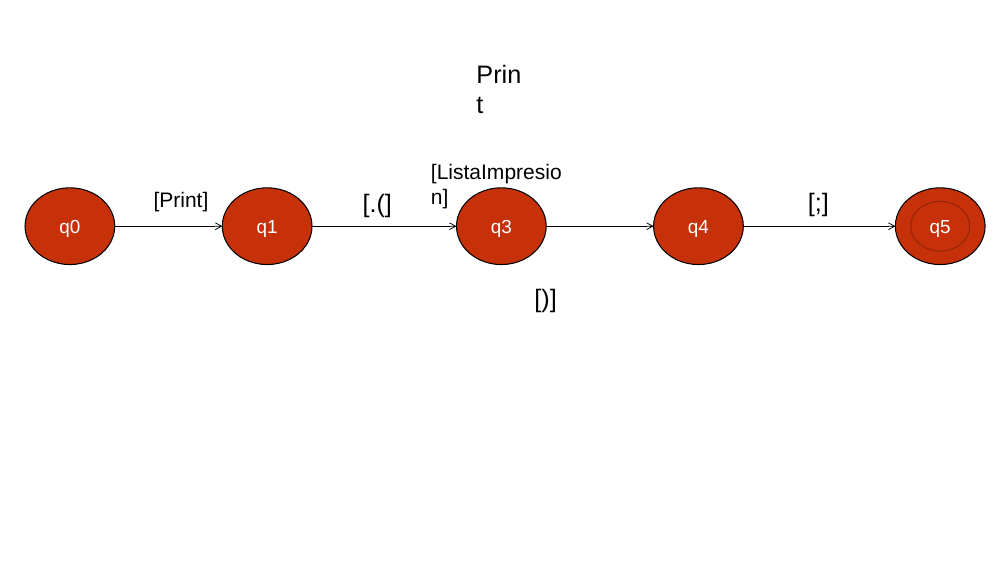
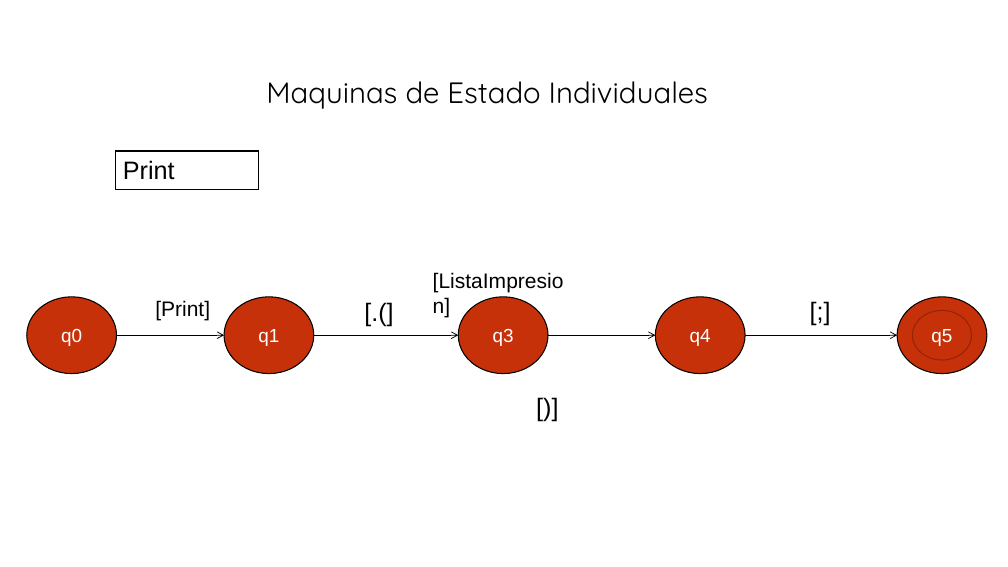
Before and after one commit to Gitterencio/LP_TareaGrupal_P1_2021_G3, a slide deck: slide 2 of Maquina_De_Estados/MDE_ONION.pptx. Drawn at 1008x567 pixels with LibreOffice and Linux fonts; fonts in the diff are those of the drawing; background and template pictures are left out. Boxes give left, top, right and bottom in pixels: in the first picture for what was removed or moved away, otherwise in the second. Text is boxed around its words. In the diff, an @@ line names an element or a change of style, - is before the commit and + after.

```diff
--- a/Maquina_De_Estados/MDE_ONION.pptx
+++ b/Maquina_De_Estados/MDE_ONION.pptx
@@ text added at bbox=[266, 81, 708, 109], 28 pt, text #000000 @@
+Maquinas de Estado Individuales
@@ rectangle "Print": place and size @@
-rectangle "Print" at bbox=[469, 54, 534, 92]
+rectangle "Print" at bbox=[116, 151, 259, 189]
@@ rectangle "Print" at bbox=[116, 151, 259, 189]: fill none to #FFFFFF; outline none to #000000 1 pt @@
@@ 5 ellipses, 4 texts, 3 arrows: place and size @@
-5 ellipses, 4 texts, 3 arrows at bbox=[25, 182, 970, 317]
+5 ellipses, 4 texts, 3 arrows at bbox=[26, 291, 972, 426]
@@ 1 text, 1 arrow, 1 ellipse: place and size @@
-1 text, 1 arrow, 1 ellipse at bbox=[423, 154, 985, 265]
+1 text, 1 arrow, 1 ellipse at bbox=[426, 264, 988, 374]
```
Also in this commit, not shown: 5 other slides changed, 4 slides added, 1 slide removed.
